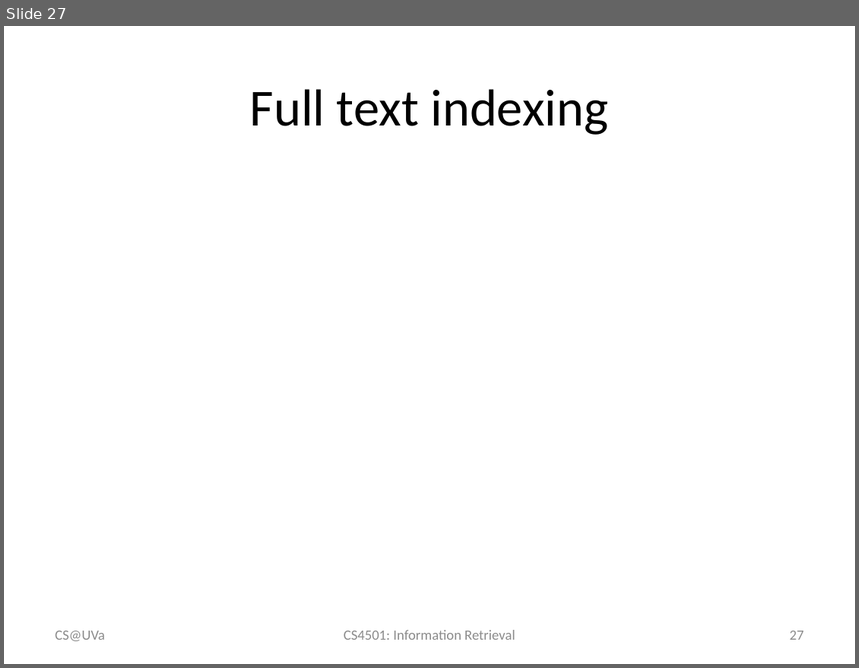
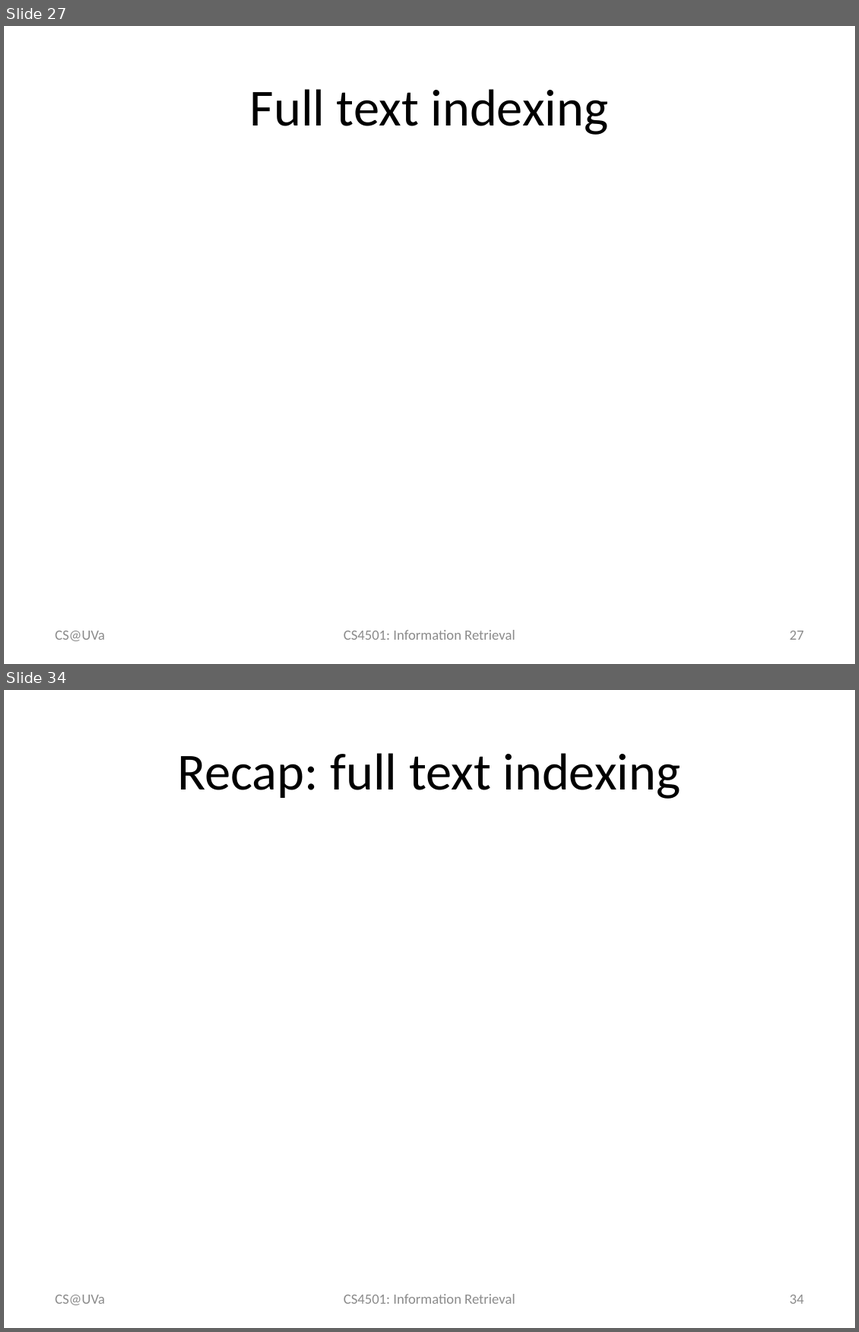
Before and after one commit to wang296/IR2015, a slide deck: docs/Crawler and Text Analysis.pptx. Shown one above the other, each under a label of ours: slide 27 before the commit, slides 27 and 34 after it; the slides between them are not shown. The pictures are 859x668 and 859x1332 pixels, drawn with LibreOffice and Linux fonts; fonts in the diff are those of the drawing; grey boxes stand for pictures. Boxes give left, top, right and bottom in pixels: in the first picture for what was removed or moved away, otherwise in the second. Text is boxed around its words. In the diff, an @@ line names an element or a change of style, - is before the commit and + after.

Commit message:
inverted index

```diff
--- a/docs/Crawler and Text Analysis.pptx
+++ b/docs/Crawler and Text Analysis.pptx
@@ slide 34 added at (4,690,855,1328), background #FFFFFF @@
@@ title added at (178,753,680,799), 44 pt, text #000000 @@
+Recap: full text indexing
@@ text added at (55,1295,105,1306), 12 pt, text #8C8C8C @@
+CS@UVa
@@ text added at (344,1294,515,1304), 12 pt, text #8C8C8C @@
+CS4501: Information Retrieval
@@ page number added at (790,1295,804,1304), 12 pt, text #8C8C8C @@
+34
```
Also in this commit, not shown: 2 slides changed, 6 other slides added, 4 other files.
